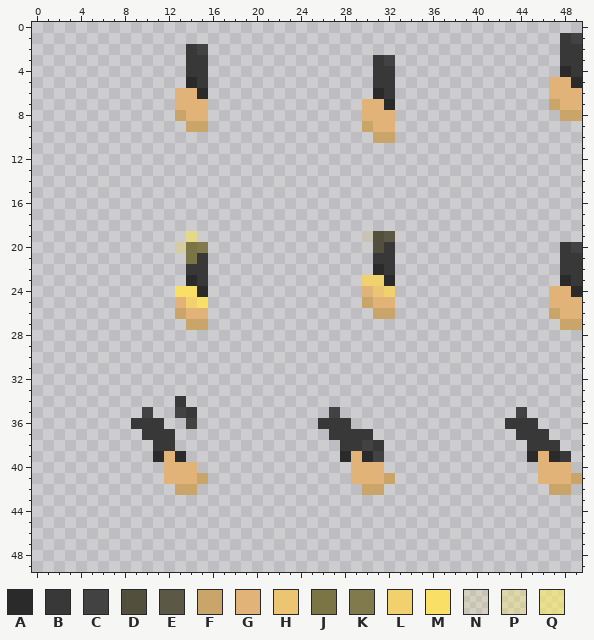
Two versions of one pixel-art sprite, assets/gun.png. That is the earlier state.
The file is 50x50 pixels. Colours within 5 levels of each other are drawn and written as one.
Palette (. is transparent): A #2a2a2a  B #383838  C #424242  D #524f3d  E #5b5846  F #caa56a  G #e2b379  H #ebc572  J #7b7445  K #817a4c  L #f1d16d  M #f9df66  N #ffea6122  P #ffea6156  Q #ffea6195
Pixels before (only the part around the change), first column x 25:
 8 .....GGG.....
 9 .....FGG.....
10 ......FF.....
11 .............
12 .............
13 .............
14 .............
15 .............
16 .............
17 .............
18 .............
19 .....NDE.....
20 ......DB.....
21 ......BB.....
22 ......AB.....
23 .....LLA.....
24 .....GHL.....
25 .....FGG.....
26 ......FF.....
27 .............
28 .............
29 .............
30 .............
31 .............
The same view after the edit:
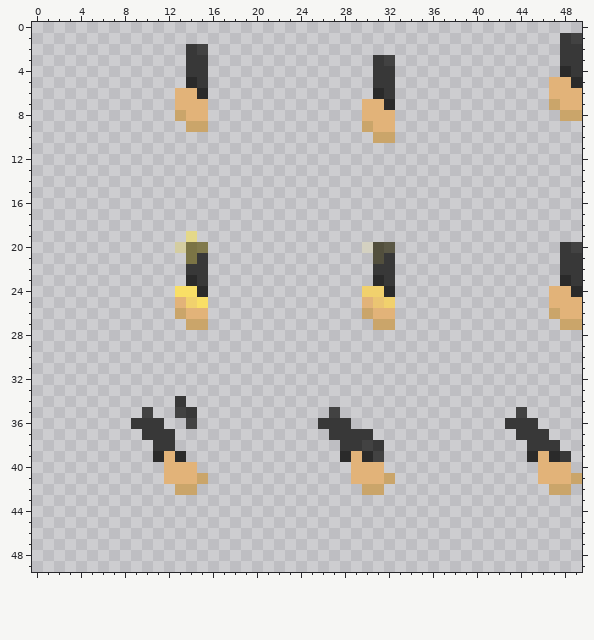
The edit:
Changed rows in their new state; - is an unchanged pixel.
first column x 30:
19 ...
20 N-E
21 -D-
22 -B-
23 .AB
24 LLA
25 GHL
26 FGG
27 -FF
